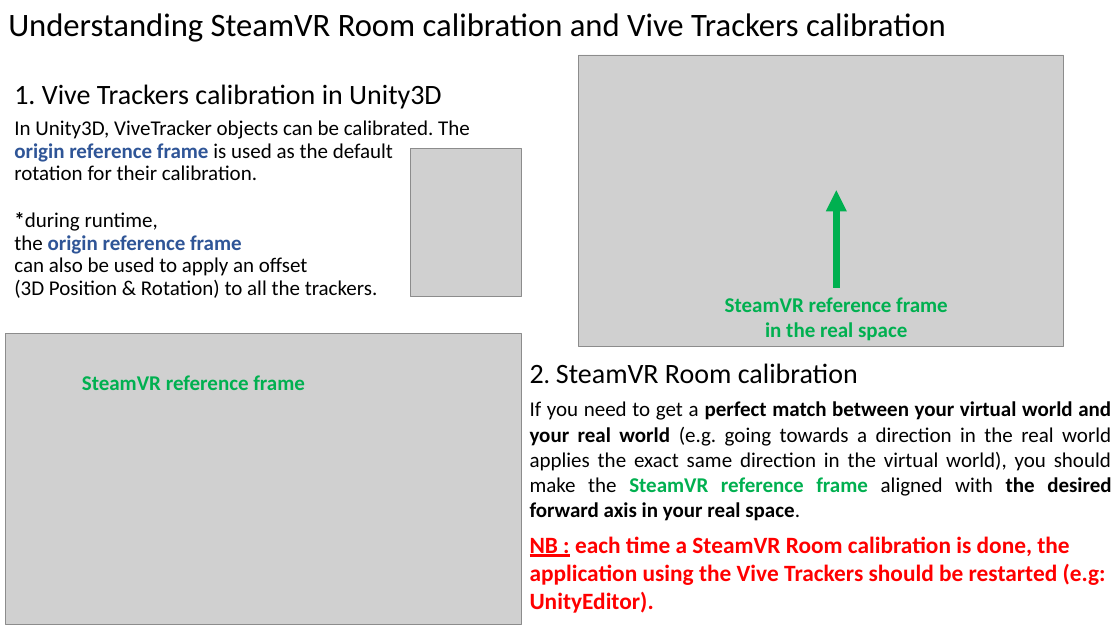
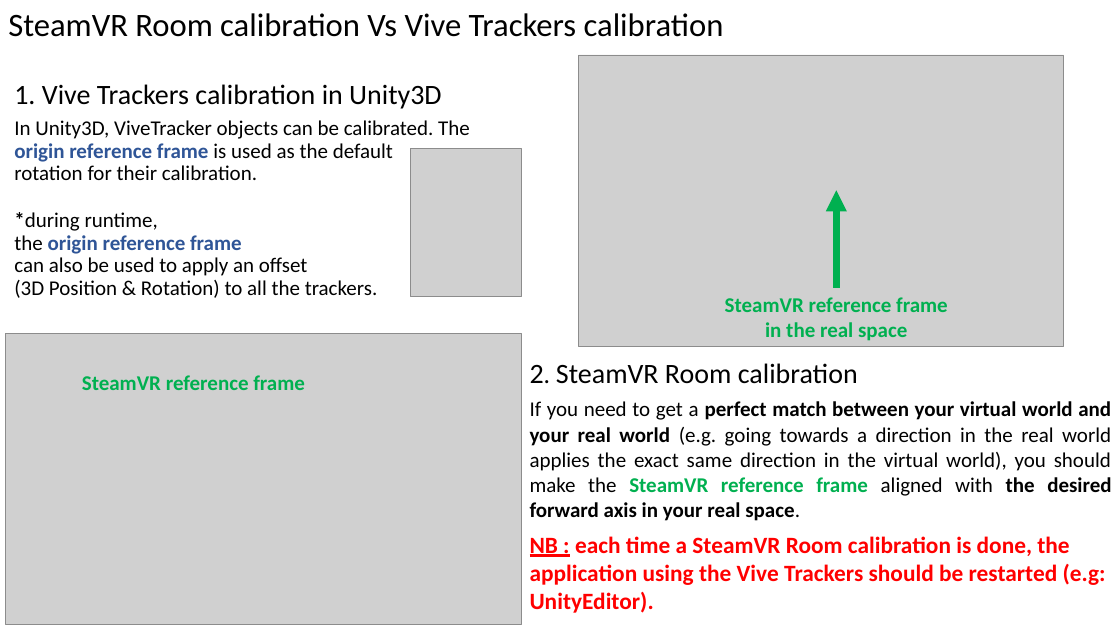
Before and after one commit to ebadier/ViveTrackers, a slide deck: slide 4 of Doc/ViveTrackersDocumentation.pptx. Drawn at 1120x630 pixels with LibreOffice and Linux fonts; fonts in the diff are those of the drawing; grey boxes stand for pictures. Boxes give left, top, right and bottom in pixels: in the first picture for what was removed or moved away, otherwise in the second. Text is boxed around its words. In the diff, an @@ line names an element or a change of style, - is before the commit and + after.

Commit message:
- ViveTrackersDocumentation.pdf updated : chapters added (Unity3D plugin usage / SteamVR configuration / Optimize tracking reliability)

```diff
--- a/Doc/ViveTrackersDocumentation.pptx
+++ b/Doc/ViveTrackersDocumentation.pptx
@@ text at bbox=[8, 13, 724, 37]: text changed @@
-Understanding SteamVR Room calibration and Vive Trackers calibration
+SteamVR Room calibration Vs Vive Trackers calibration
```
Also in this commit, not shown: 4 other slides changed, 2 slides added, 1 other file.
